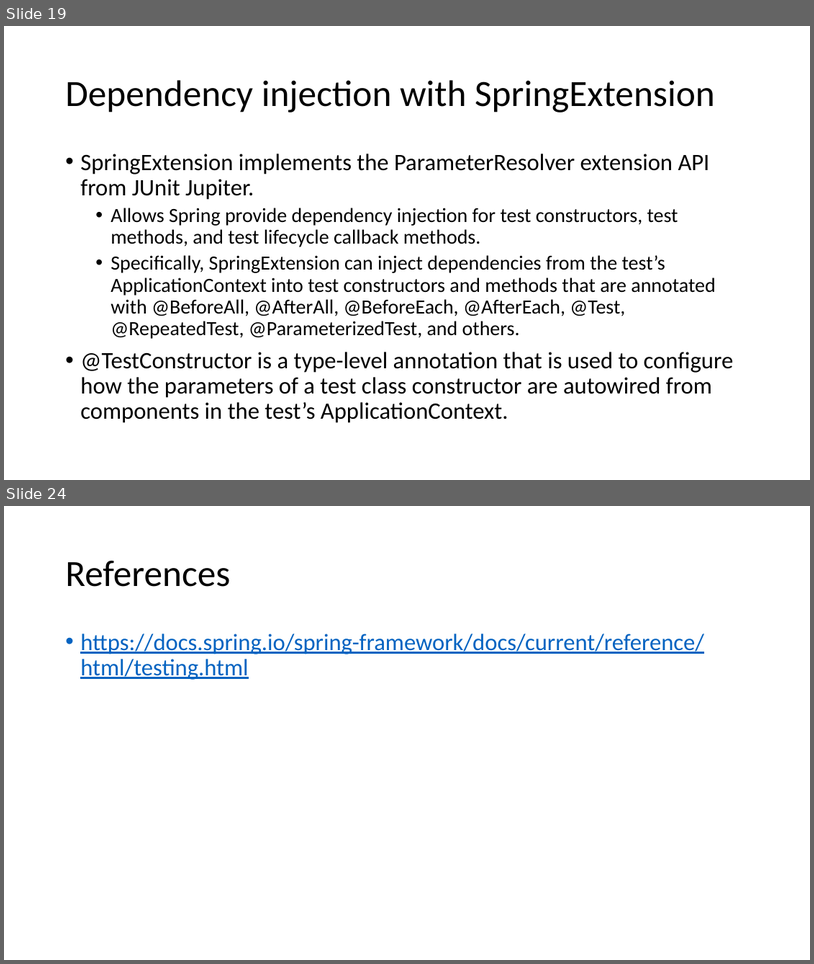
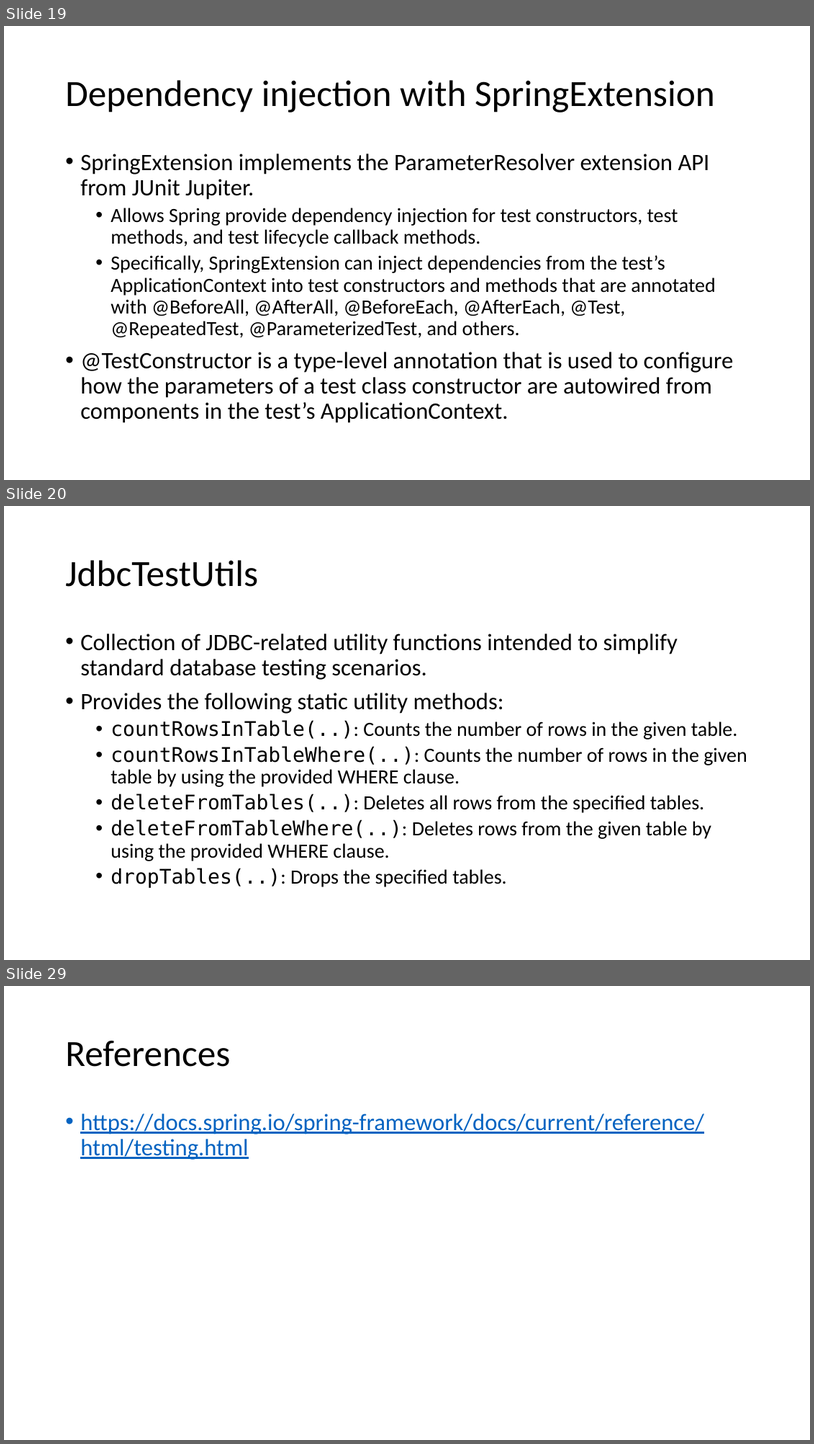
Before and after one commit to cebartling/test-driven, a slide deck: presentations/Introduction to Spring Framework Testing.pptx. Shown one above the other, each under a label of ours: slides 19 and 24 before the commit, slides 19, 20 and 29 after it; the slides between them are not shown. The pictures are 814x964 and 814x1444 pixels, drawn with LibreOffice and Linux fonts; fonts in the diff are those of the drawing. Boxes give left, top, right and bottom in pixels: in the first picture for what was removed or moved away, otherwise in the second. Text is boxed around its words. In the diff, an @@ line names an element or a change of style, - is before the commit and + after.

Commit message:
Updates to Spring Framework testing support presentation

```diff
--- a/presentations/Introduction to Spring Framework Testing.pptx
+++ b/presentations/Introduction to Spring Framework Testing.pptx
@@ slide 20 added at [4, 506, 810, 960], background #FFFFFF @@
@@ title added at [65, 560, 258, 587], 44 pt, text #000000 @@
+JdbcTestUtils
@@ text added at [80, 633, 748, 888], 24 pt, text #000000 @@
+• Collection of JDBC-related utility functions intended to simplify standard database testing scenarios.
+• Provides the following static utility methods:
+  • countRowsInTable(..): Counts the number of rows in the given table.
+  • countRowsInTableWhere(..): Counts the number of rows in the given table by using the provided WHERE clause.
+  • deleteFromTables(..): Deletes all rows from the specified tables.
+  • deleteFromTableWhere(..): Deletes rows from the given table by using the provided WHERE clause.
+  • dropTables(..): Drops the specified tables.
@@ what was slide 24 is now slide 29 @@
```
Also in this commit, not shown: 4 slides changed, 4 other slides added.
